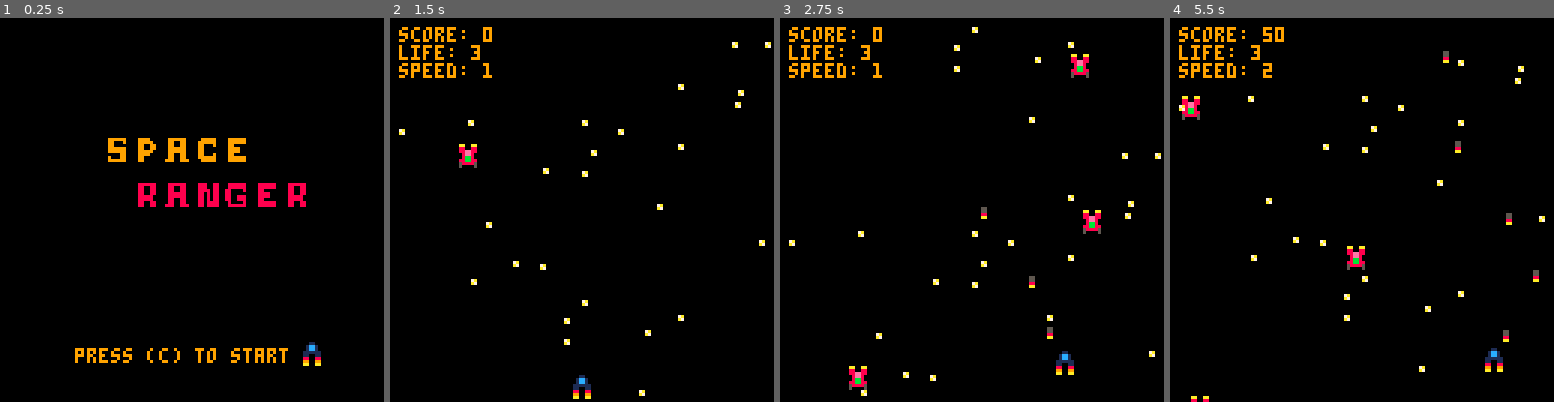
Above: before the commit, frames 1-4 (left to right).
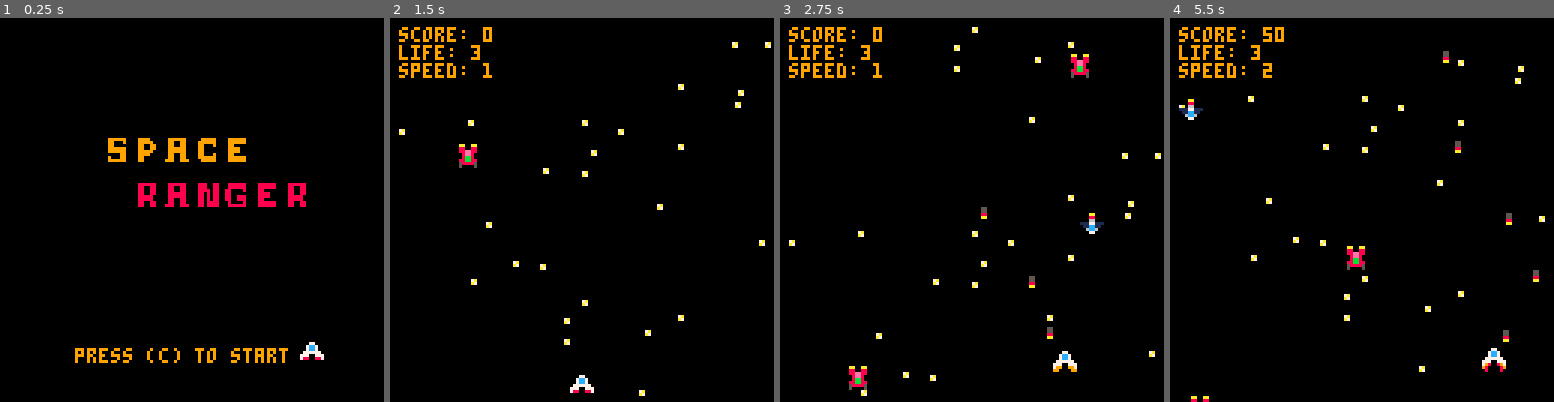
Above: after the commit, the same moments.

Repository: demonixis/spaceranger
Game: PICO-8 cartridge space.p8
The game is run twice, just before and just after one commit, with the same random seed, the same clock (stepped at 60 frames per second) and the same inputs.
Inputs:
- Up to frame 1 (0.25 s): no input
- Up to frame 2 (1.5 s): tap O (Z key) at 0.7 s
- Up to frame 3 (2.75 s): hold Right 1.6-2.1 s; tap O (Z key) at 1.7, 2.1, 2.5 s; hold Up 2.15-2.42 s; hold Right from 2.47 s (still down)
- Up to frame 4 (5.5 s): tap O (Z key) every 0.4 s from 2.9 to 5.3 s; release Right at 3.03 s; hold Left 3.08-3.58 s; hold Down 3.63-3.97 s; hold Right 4.02-4.68 s; hold Up 4.73-5.03 s; hold Left from 5.08 s (still down)

The runs differ from the first frame. In frame 1, 0.2% of the frame differs, in the area x 78-85%, y 84-91%; in frame 2, 0.2%; in frame 3, 0.5%, in the area x 71-85%, y 50-93%; in frame 4, 0.5%.

Commit message:
Now with animations

Diff:
--- a/space.p8
+++ b/space.p8
@@ -200,6 +200,12 @@
 		end
 		enemies[idx].x = flr(rnd(127))
 		enemies[idx].y = 0
+
+		local sprite = 4
+		if flr(rnd(6)) % 2 == 0 then
+			sprite = 7
+		end
+		enemies[idx].sprite = sprite
 		enemies[idx].dead = false
 	end
 
@@ -319,13 +325,24 @@
 	end
 
 	-- draw the player
-	spr(1, ship.x, ship.y)
+	local pid = 1
+	local moving = abs(ship.vx + ship.vy) > 0.25
+
+	if moving then
+		if framecount % 2 == 0 then
+			pid = 5
+		else
+			pid = 6
+		end
+	end
+
+	spr(pid, ship.x, ship.y)
 
 	-- draw enemies
 	size = #enemies
 	for i = 1, size do
 		if enemies[i].dead == false then
-			spr(4, enemies[i].x, enemies[i].y)
+			spr(enemies[i].sprite, enemies[i].x, enemies[i].y)
 		end
 	end
 
@@ -343,14 +360,14 @@
 	print("speed: "..speed, 3, 15, 9)
 end
 __gfx__
-000000000001100000000000000000000aa00aa00000000000000000000000000000000000000000000000000000000000000000000000000000000000000000
-00000000001cc1000000000000000000088008800000000000000000000000000000000000000000000000000000000000000000000000000000000000000000
-00700700001cc1000005500000000000088ee8800000000000000000000000000000000000000000000000000000000000000000000000000000000000000000
-0007700001111110000550000007a000008ee8000000000000000000000000000000000000000000000000000000000000000000000000000000000000000000
-000770000110011000088000000a7000008bb8000000000000000000000000000000000000000000000000000000000000000000000000000000000000000000
-0070070008800880000aa00000000000088bb8800000000000000000000000000000000000000000000000000000000000000000000000000000000000000000
-00000000099009900000000000000000058888500000000000000000000000000000000000000000000000000000000000000000000000000000000000000000
-000000000aa00aa00000000000000000050000500000000000000000000000000000000000000000000000000000000000000000000000000000000000000000
+000000000007700000000000000000000aa00aa00007700000077000000000000000000000000000000000000000000000000000000000000000000000000000
+00000000007cc700000000000000000008800880007cc700007cc700000aa0000000000000000000000000000000000000000000000000000000000000000000
+00700700007cc7000005500000000000088ee880007cc700007cc700000880000000000000000000000000000000000000000000000000000000000000000000
+0007700007777770000550000007a000008ee8000777777007777770000660000000000000000000000000000000000000000000000000000000000000000000
+000770007770077700088000000a7000008bb8007770077777700777111771110000000000000000000000000000000000000000000000000000000000000000
+0070070078800887000aa00000000000088bb8807990099779800897011cc1100000000000000000000000000000000000000000000000000000000000000000
+00000000000000000000000000000000058888509900009998000089006cc6000000000000000000000000000000000000000000000000000000000000000000
+00000000000000000000000000000000050000500000000008000080000770000000000000000000000000000000000000000000000000000000000000000000
 09999990099990000999999000999990099999900888888008888880088800880888888008888880088888800000000000000000000000000000000000000000
 09900090099999000990099009999990099999900880088008800880088800880888888008888880088008800000000000000000000000000000000000000000
 09900000099009900990099009900090099000000880088008800880088880888800008008800000088008800000000000000000000000000000000000000000
